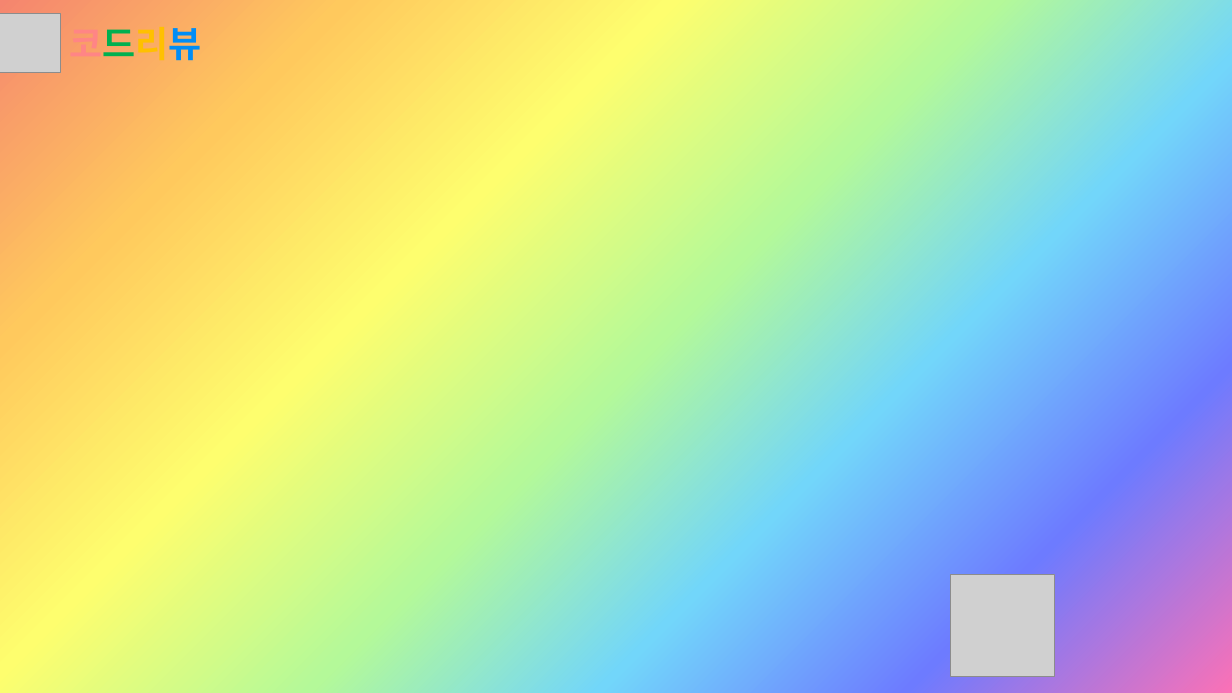
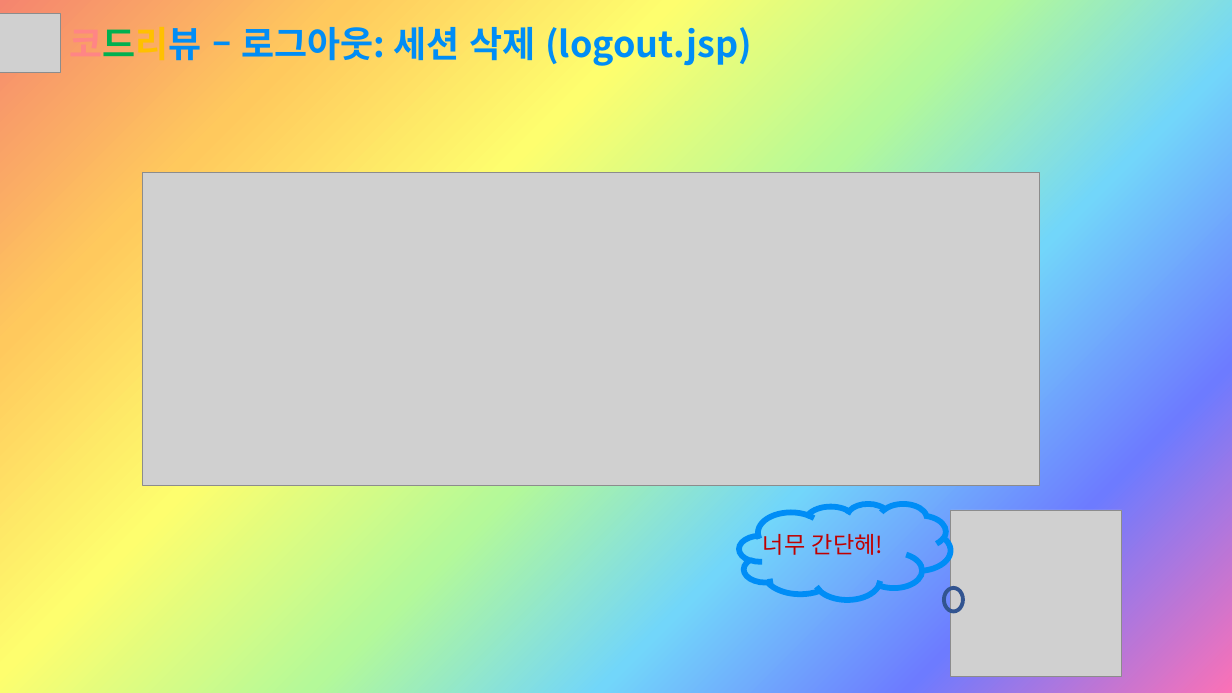
Before and after one commit to Sujin-Lim/DB-Project2, a slide deck: slide 17 of Button.pptx (slide 16 before the commit). Drawn at 1232x693 pixels with LibreOffice and Linux fonts; fonts in the diff are those of the drawing; grey boxes stand for pictures. Boxes give left, top, right and bottom in pixels: in the first picture for what was removed or moved away, otherwise in the second. Text is boxed around its words. In the diff, an @@ line names an element or a change of style, - is before the commit and + after.

Commit message:
sj

```diff
--- a/Button.pptx
+++ b/Button.pptx
@@ text at <box>70,27,752,66</box>: text changed; text colour #FF8585 to #008DF6 @@
-코드리뷰
+코드리뷰 – 로그아웃: 세션 삭제 (logout.jsp)
@@ picture added at <box>142,173,1041,485</box> @@
@@ cloud added at <box>739,504,951,600</box>, outline #008DF6 4.5 pt @@
@@ text added at <box>763,534,883,555</box>, 18 pt, text #C00000 @@
+너무 간단헤!
@@ picture: place and size @@
-picture at <box>951,575,1055,677</box>
+picture at <box>951,510,1122,677</box>
@@ ellipse added at <box>945,588,964,611</box>, outline #325491 3 pt @@
```
Also in this commit, not shown: 8 other slides changed, 11 slides added.
